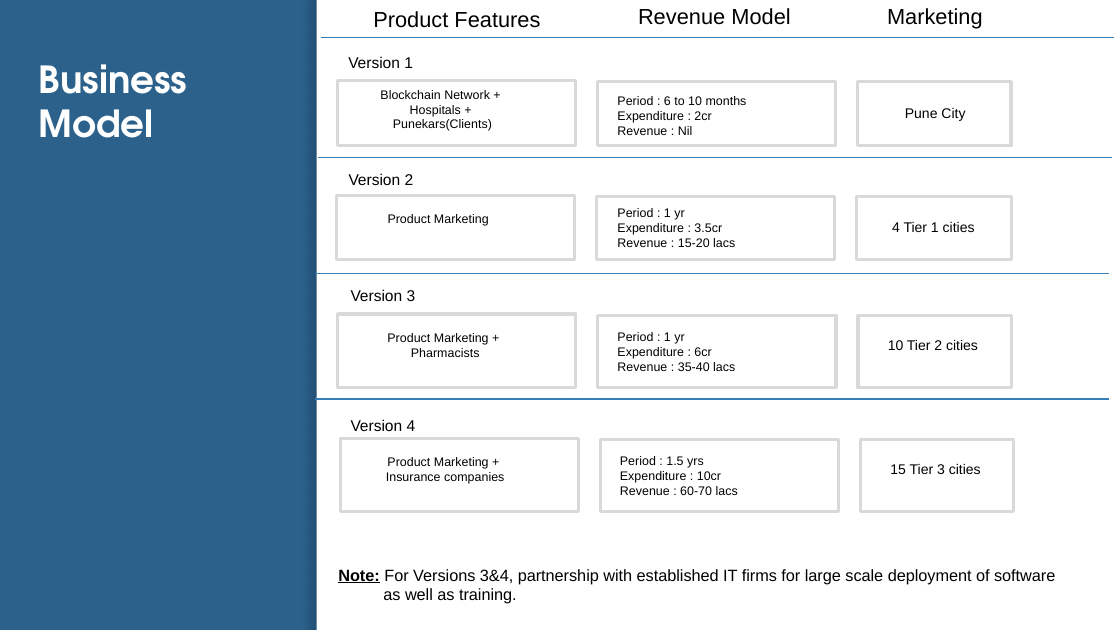
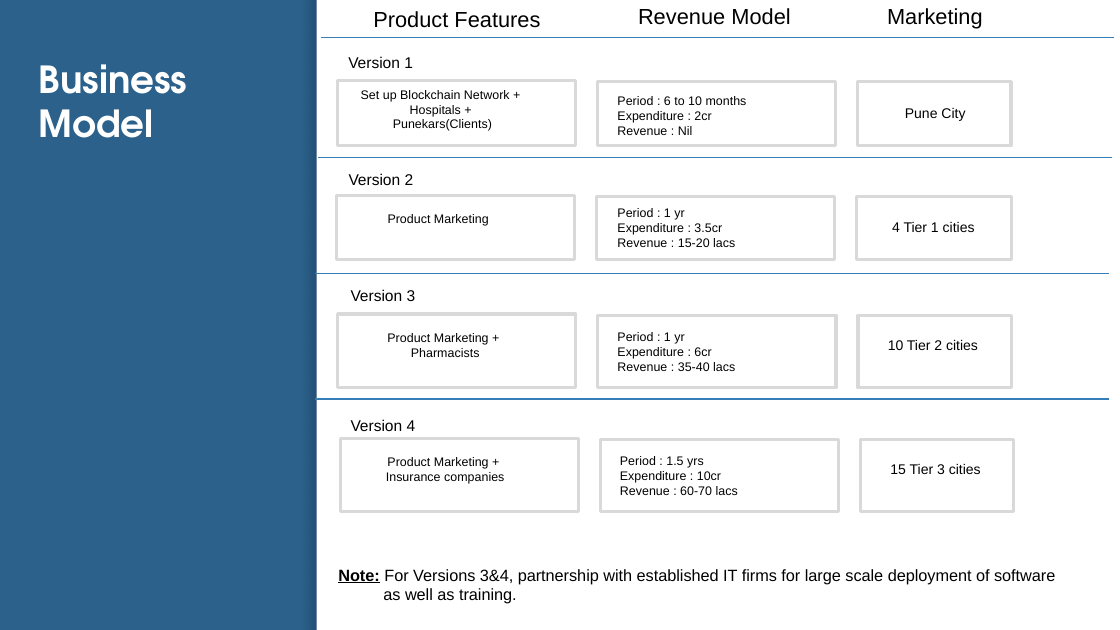
Before and after one commit to ShikharBhatt/NITI, a slide deck: slide 8 of niti aayog.pptx (slide 6 before the commit). Drawn at 1120x630 pixels with LibreOffice and Linux fonts; fonts in the diff are those of the drawing. Boxes give left, top, right and bottom in pixels: in the first picture for what was removed or moved away, otherwise in the second. Text is boxed around its words. In the diff, an @@ line names an element or a change of style, - is before the commit and + after.

```diff
--- a/niti aayog.pptx
+++ b/niti aayog.pptx
@@ text "Set up Blockchain Network +": place and size @@
-text "Set up Blockchain Network +" at (380, 90, 492, 131)
+text "Set up Blockchain Network +" at (361, 90, 510, 131)
@@ text at (361, 90, 510, 102): text changed @@
-Blockchain Network +
+Set up Blockchain Network +
```
Also in this commit, not shown: 3 other slides changed, 2 slides added, 2 slides removed, 2 other files.
